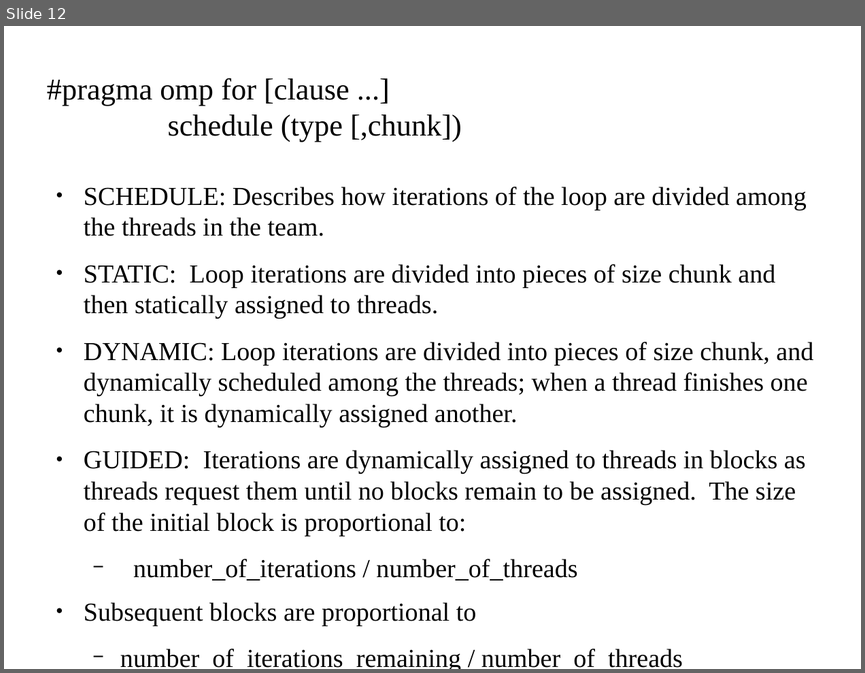
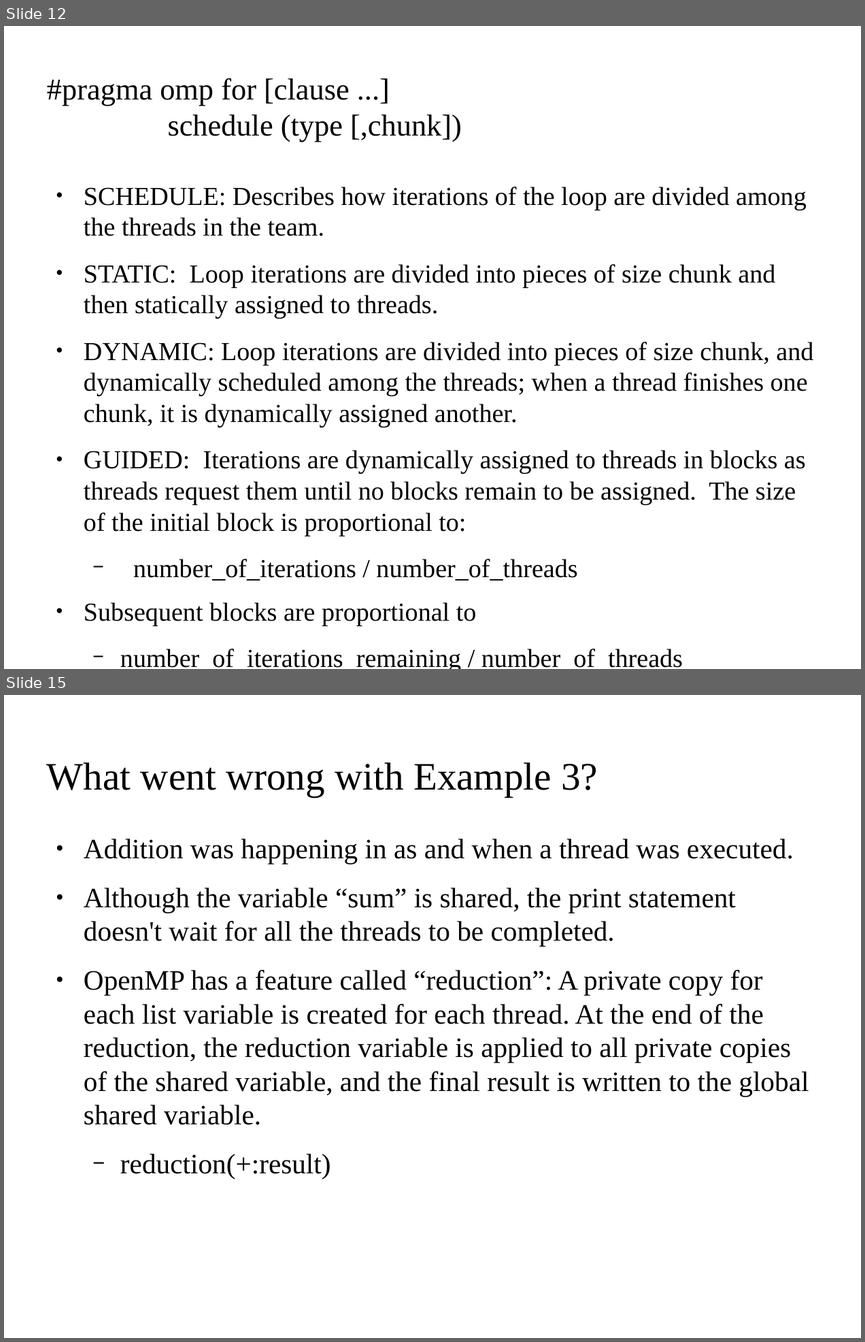
Before and after one commit to kks32/cpp-software-development, a slide deck: Ex12_Parallelisation/Ex12_Parallelisation.odp. Shown one above the other, each under a label of ours: slide 12 before the commit, slides 12 and 15 after it; the slides between them are not shown. The pictures are 865x673 and 865x1342 pixels, drawn with LibreOffice and Linux fonts; fonts in the diff are those of the drawing; background and template pictures are left out. Boxes give left, top, right and bottom in pixels: in the first picture for what was removed or moved away, otherwise in the second. Text is boxed around its words. In the diff, an @@ line names an element or a change of style, - is before the commit and + after.

```diff
--- a/Ex12_Parallelisation/Ex12_Parallelisation.odp
+++ b/Ex12_Parallelisation/Ex12_Parallelisation.odp
@@ slide 15 added at (4, 695, 861, 1338), background picture (left out) @@
@@ title added at (47, 762, 598, 797), 36 pt, text #000000 @@
+What went wrong with Example 3?
@@ text added at (84, 838, 808, 1179), 26 pt, text #000000 @@
+● Addition was happening in as and when a thread was executed.
+● Although the variable “sum” is shared, the print statement doesn't wait for all the threads to be completed.
+● OpenMP has a feature called “reduction”: A private copy for each list variable is created for each thread. At the end of the reduction, the reduction variable is applied to all private copies of the shared variable, and the final result is written to the global shared variable.
+  − reduction(+:result)
```
Also in this commit, not shown: 1 slide changed, 4 other slides added, 6 other files.
